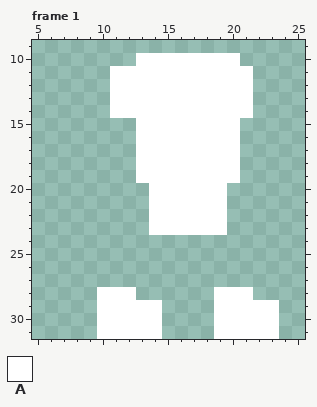
Pixel-art file -- Assets/Aesprite/Player/New/player_walk.aseprite. The first picture shows the starting point.
32x32 pixels, 1 frame. Shown: frame 1: x 5..25, y 9..31. The commit also changed other frames, which this record leaves out.
Palette (. is transparent): A #ffffff
Pixels before, frame 1, first column x 10:
10 ...AAAAAAAA...
11 .AAAAAAAAAAA..
12 .AAAAAAAAAAA..
13 .AAAAAAAAAAA..
14 .AAAAAAAAAAA..
15 ...AAAAAAAA...
16 ...AAAAAAAA...
17 ...AAAAAAAA...
18 ...AAAAAAAA...
19 ...AAAAAAAA...
20 ....AAAAAA....
21 ....AAAAAA....
22 ....AAAAAA....
23 ....AAAAAA....
24 ..............
25 ..............
26 ..............
27 ..............
28 AAA......AAA..
29 AAAAA....AAAAA
30 AAAAA....AAAAA
31 AAAAA....AAAAA
Once edited:
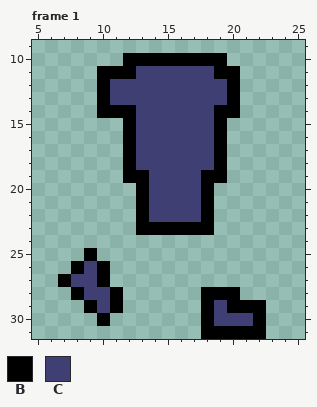
Colours new in this view: B #000000  C #3f3f74
Change:
Changed rows in their new state; - is an unchanged pixel.
Frame 1:
first column x 7:
10 -----BBBBBBBB.---
11 ---BBBCCCCCCBB.--
12 ---BCCCCCCCCCB.--
13 ---BCCCCCCCCCB.--
14 ---BBBCCCCCCBB.--
15 -----BCCCCCCB.---
16 -----BCCCCCCB.---
17 -----BCCCCCCB.---
18 -----BCCCCCCB.---
19 -----BBCCCCBB.---
20 ------BCCCCB.----
21 ------BCCCCB.----
22 ------BCCCCB.----
23 ------BBBBBB.----
25 --B--------------
26 -BCB-------------
27 BCCB-------------
28 -BCCB.-----BBB.--
29 --BCB...---BCBBB.
30 ---B....---BCCCB.
31 ---.....---BBBBB.
